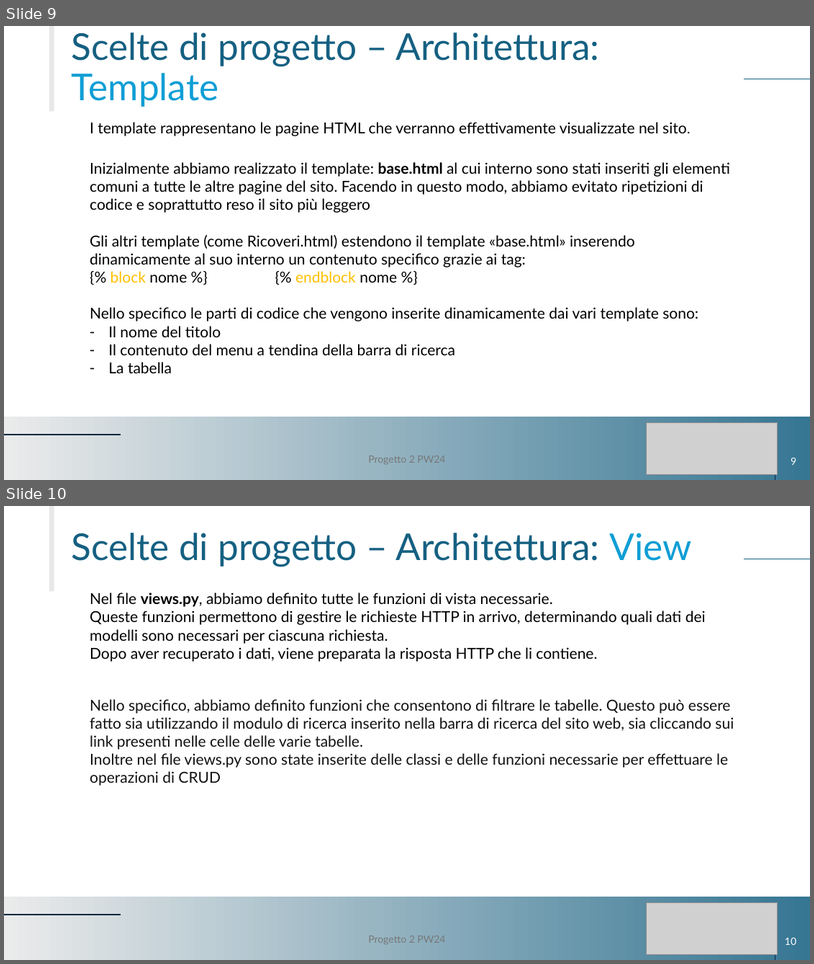
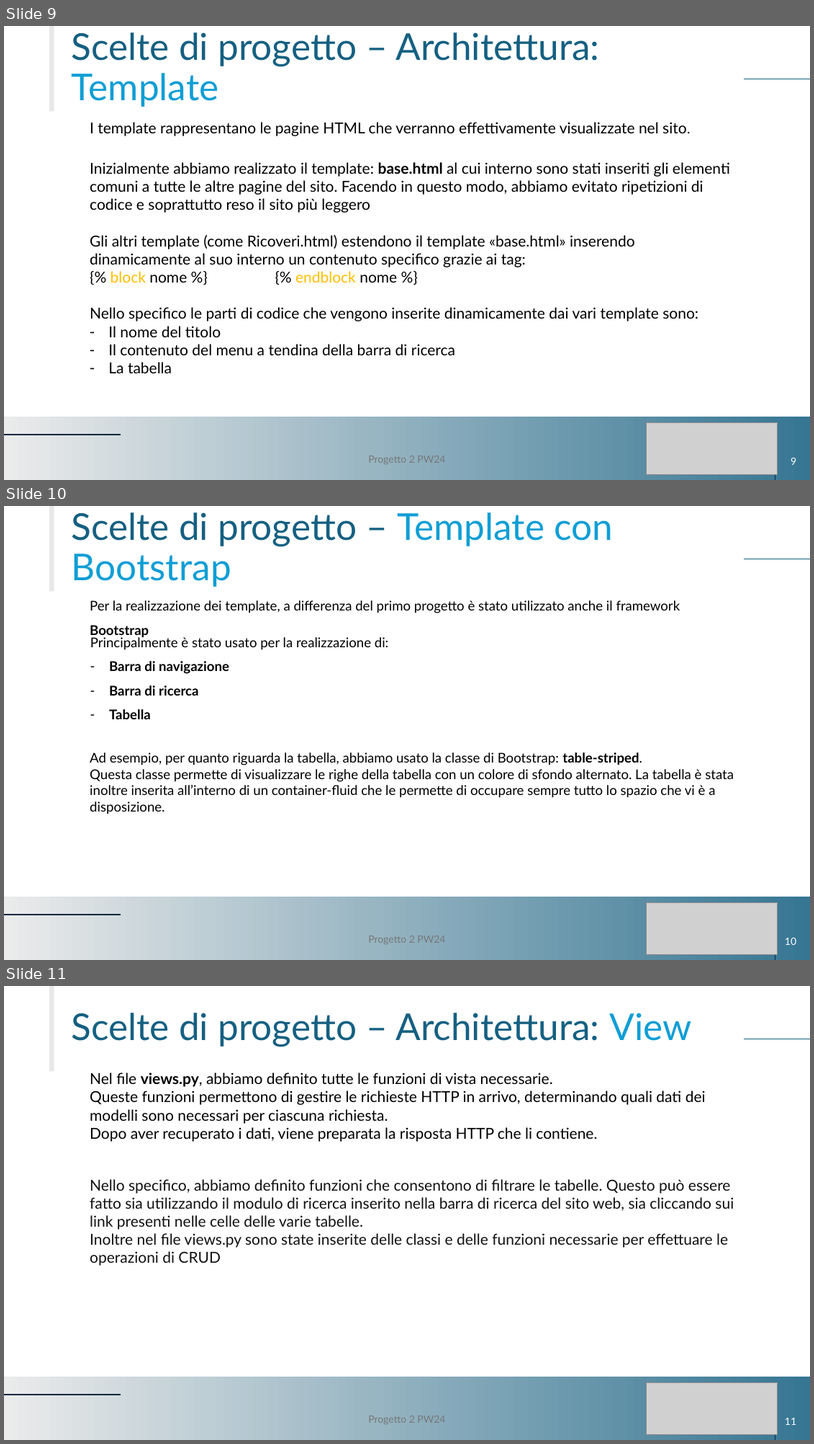
Before and after one commit to DavideBrambilla98/Progetto2_PW24, a slide deck: Documentazione/PROGETTO 2 PW24.pptx. Shown one above the other, each under a label of ours: slides 9 and 10 before the commit, slides 9, 10 and 11 after it. The pictures are 814x964 and 814x1444 pixels, drawn with LibreOffice and Linux fonts; fonts in the diff are those of the drawing; grey boxes stand for pictures. Boxes give left, top, right and bottom in pixels: in the first picture for what was removed or moved away, otherwise in the second. Text is boxed around its words. In the diff, an @@ line names an element or a change of style, - is before the commit and + after.

```diff
--- a/Documentazione/PROGETTO 2 PW24.pptx
+++ b/Documentazione/PROGETTO 2 PW24.pptx
@@ slide 10 added at (x1=4, y1=506, x2=810, y2=960), background #FFFFFF; not listed: 5 template elements that a slide beside it also shows @@
@@ title added at (x1=72, y1=512, x2=613, y2=587), 44 pt, text #0F9ED5 @@
+Scelte di progetto – Template con Bootstrap
@@ text added at (x1=90, y1=600, x2=681, y2=613), 16 pt, text #000000 @@
+Per la realizzazione dei template, a differenza del primo progetto è stato utilizzato anche il framework Bootstrap
@@ text added at (x1=90, y1=636, x2=389, y2=719), 16 pt, text #000000 @@
+Principalmente è stato usato per la realizzazione di:
+– Barra di navigazione
+– Barra di ricerca
+– Tabella
@@ text added at (x1=90, y1=752, x2=734, y2=814), 16 pt, text #000000 @@
+Ad esempio, per quanto riguarda la tabella, abbiamo usato la classe di Bootstrap: table-striped.
+Questa classe permette di visualizzare le righe della tabella con un colore di sfondo alternato. La tabella è stata inoltre inserita all’interno di un container-fluid che le permette di occupare sempre tutto lo spazio che vi è a disposizione.
@@ picture added at (x1=646, y1=902, x2=778, y2=955) @@
@@ text added at (x1=368, y1=935, x2=445, y2=944), 12 pt, text #797979 @@
+Progetto 2 PW24
@@ page number added at (x1=785, y1=937, x2=797, y2=944), 12 pt, text #FFFFFF @@
+10
@@ what was slide 10 is now slide 11 @@
@@ page number at (x1=785, y1=1417, x2=797, y2=1424): text changed @@
-10
+11
```
Also in this commit, not shown: 3 slides changed.
